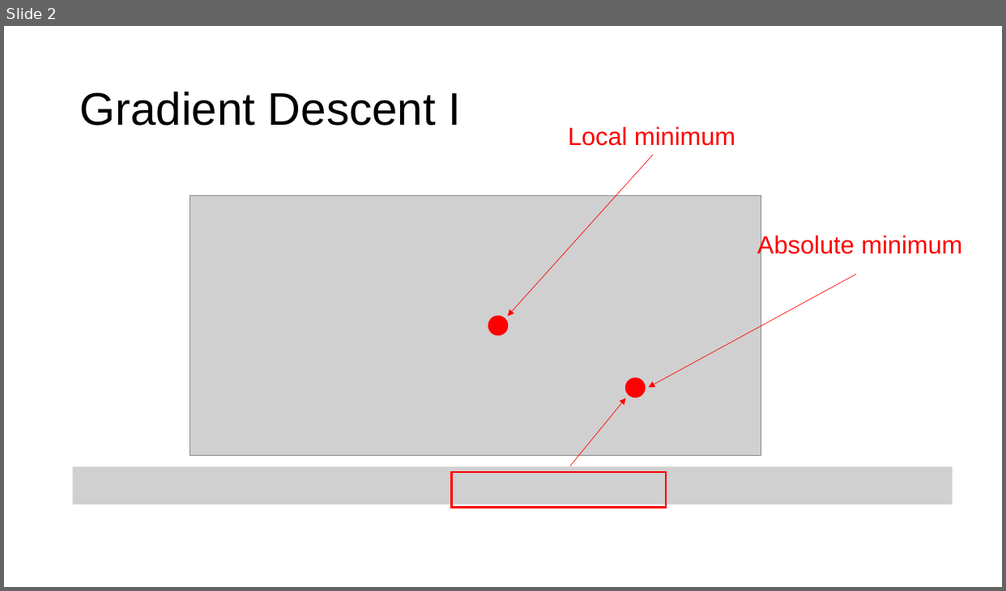
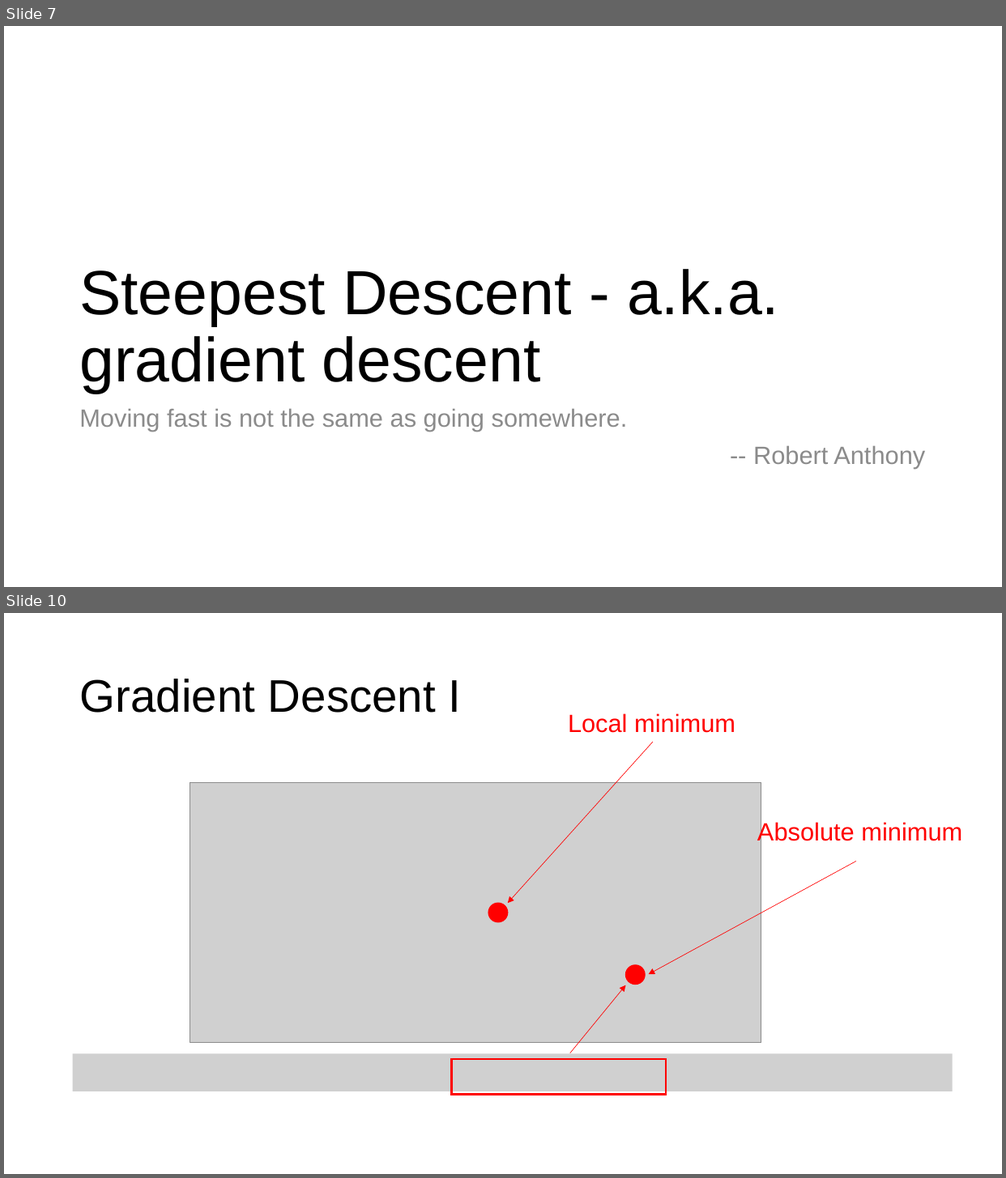
Before and after one commit to toelt-llc/MACHINE-LEARNING-SCHOOL-INAF, a slide deck: DAY1/02 - Calculus and Gradient Descent/Gradient Descent Part I.pptx. Shown one above the other, each under a label of ours: slide 2 before the commit, slides 7 and 10 after it; the slides between them are not shown. The pictures are 1006x591 and 1006x1178 pixels, drawn with LibreOffice and Linux fonts; fonts in the diff are those of the drawing; grey boxes stand for pictures. Boxes give left, top, right and bottom in pixels: in the first picture for what was removed or moved away, otherwise in the second. Text is boxed around its words. In the diff, an @@ line names an element or a change of style, - is before the commit and + after.

```diff
--- a/DAY1/02 - Calculus and Gradient Descent/Gradient Descent Part I.pptx
+++ b/DAY1/02 - Calculus and Gradient Descent/Gradient Descent Part I.pptx
@@ slide 7 added at <box>4,26,1002,587</box>, background #FFFFFF @@
@@ title added at <box>79,269,779,394</box>, 60 pt, text #000000 @@
+Steepest Descent - a.k.a. gradient descent
@@ text added at <box>79,409,925,468</box>, 24 pt, text #8C8C8C @@
+Moving fast is not the same as going somewhere.
+-- Robert Anthony
@@ what was slide 2 is now slide 10 @@
```
Also in this commit, not shown: 9 other slides added, 1 slide removed, 3 other files.
